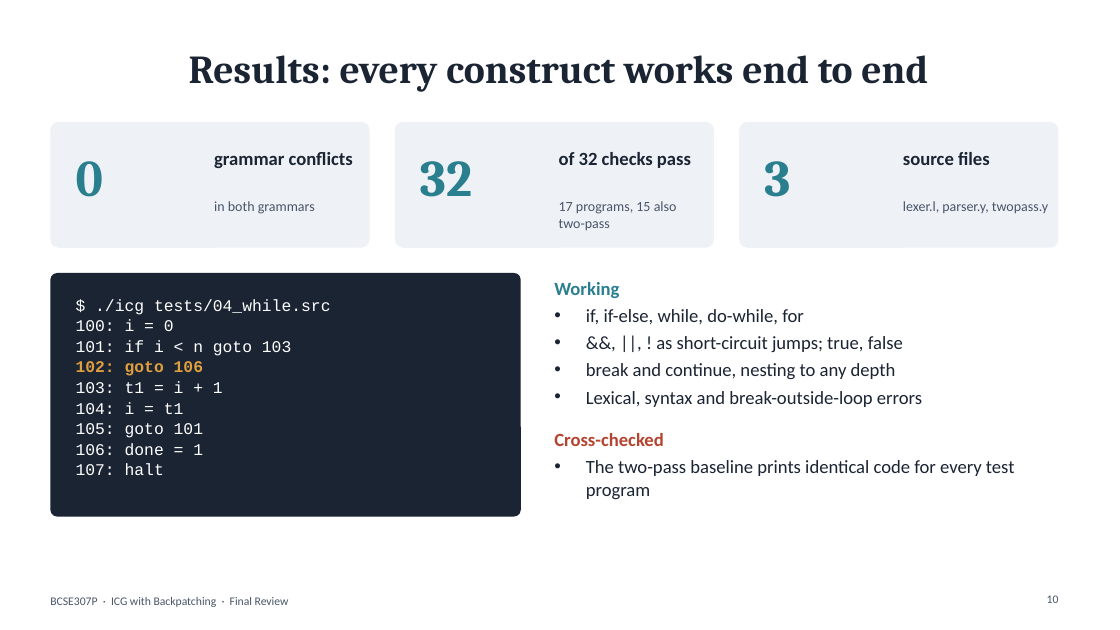
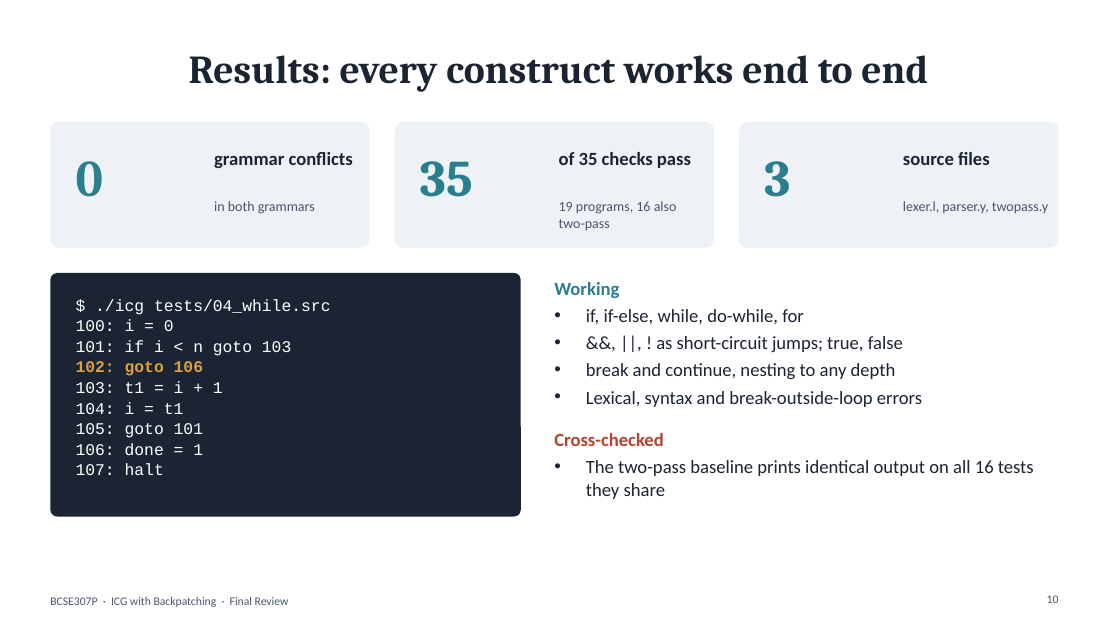
Before and after one commit to Prithvi8706/ICG, a slide deck: slide 10 of docs/final_review.pptx. Drawn at 1120x630 pixels with LibreOffice and Linux fonts; fonts in the diff are those of the drawing. Boxes give left, top, right and bottom in pixels: in the first picture for what was removed or moved away, otherwise in the second. Text is boxed around its words. In the diff, an @@ line names an element or a change of style, - is before the commit and + after.

Commit message:
Update slides and report for --symbols and 35 checks

```diff
--- a/docs/final_review.pptx
+++ b/docs/final_review.pptx
@@ text at (420, 161, 473, 197): text changed @@
-32
+35
@@ text at (559, 152, 691, 168): text changed @@
-of 32 checks pass
+of 35 checks pass
@@ text at (559, 201, 677, 230): text changed @@
-17 programs, 15 also two-pass
+19 programs, 16 also two-pass
@@ text at (586, 460, 1034, 499): text changed @@
-• The two-pass baseline prints identical code for every test program
+• The two-pass baseline prints identical output on all 16 tests they share
```
Also in this commit, not shown: 2 other slides changed, 2 other files.
